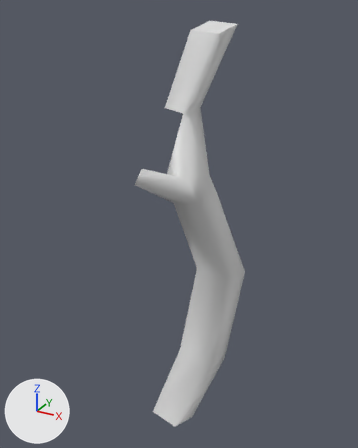
The glTF model Structures Plus/models/c90part_3888951598a50e0058b134bf.glb, before and after one commit.
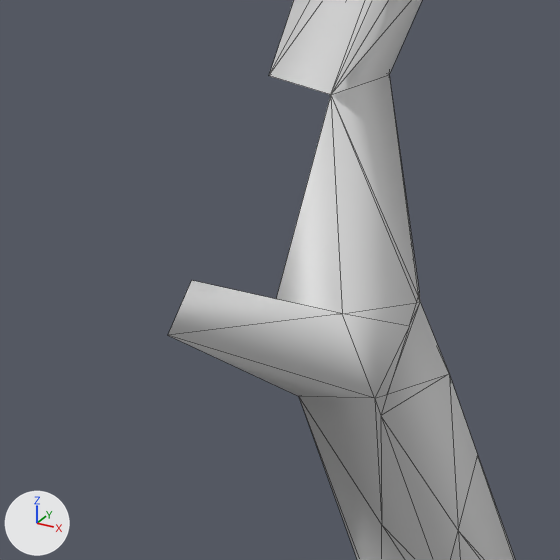
Each version appears first whole from a camera (50 mm lens) standing at (-0.509, -1.928, 1.136) and looking at (-1.009, -1.019, 0.682), and next in a close-up on the part from 24% to 70% of the width and 19% to 56% of the height. The axes (+X, +Y, +Z) are drawn at lower left. The lights are the same throughout. The older version's two pictures come first. The close-ups show mesh edges as thin lines. Vertices at exactly the same position are counted once.
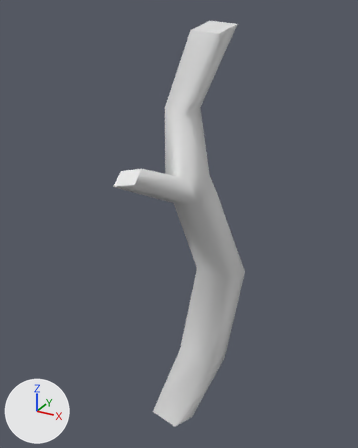
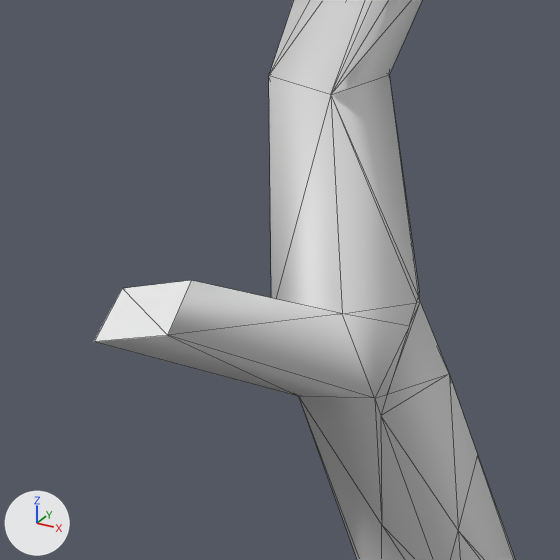
Pixel boxes [x1, y1, x2, y2] of what changed, in the close-ups (560 x 560 px):
'Cube', reshaped: before [168, 0, 515, 560]; after [94, 0, 515, 560]
part 1 of me_mesh_0, added: after [94, 76, 331, 396]

Edits to the bpy script that builds the scene:
```text
Change me_mesh_0:
    used by ob_cube; location = (0.0, 0.0, 0.0)
    remove me_mesh_0.from_pydata(...)  # 86 vertices, 162 faces; spans x -1.085..-0.849, y -1.13..-0.957, z 0.099..1.11
    add me_mesh_0.from_pydata(...)  # 88 vertices, 172 faces; spans x -1.118..-0.849, y -1.13..-0.957, z 0.099..1.11
    me_mesh_0 part 1
    2 vertices are added at (-1.118, -1.083, 0.809), (-1.114, -1.12, 0.785)
    7 new faces join them, mat_elderberrybark (white #e7e7e7)
    2 new faces join them, mat_elderberrywood (white #e7e7e7)
    other edits to the shape of me_mesh_0 do not show in these pictures
```
